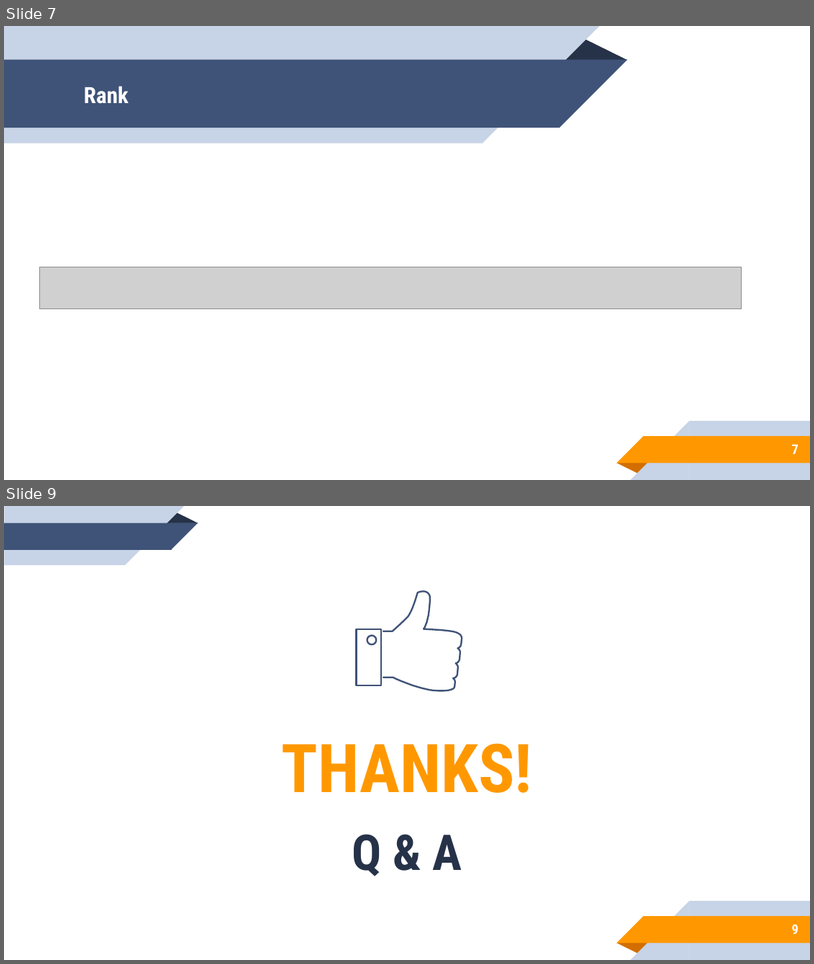
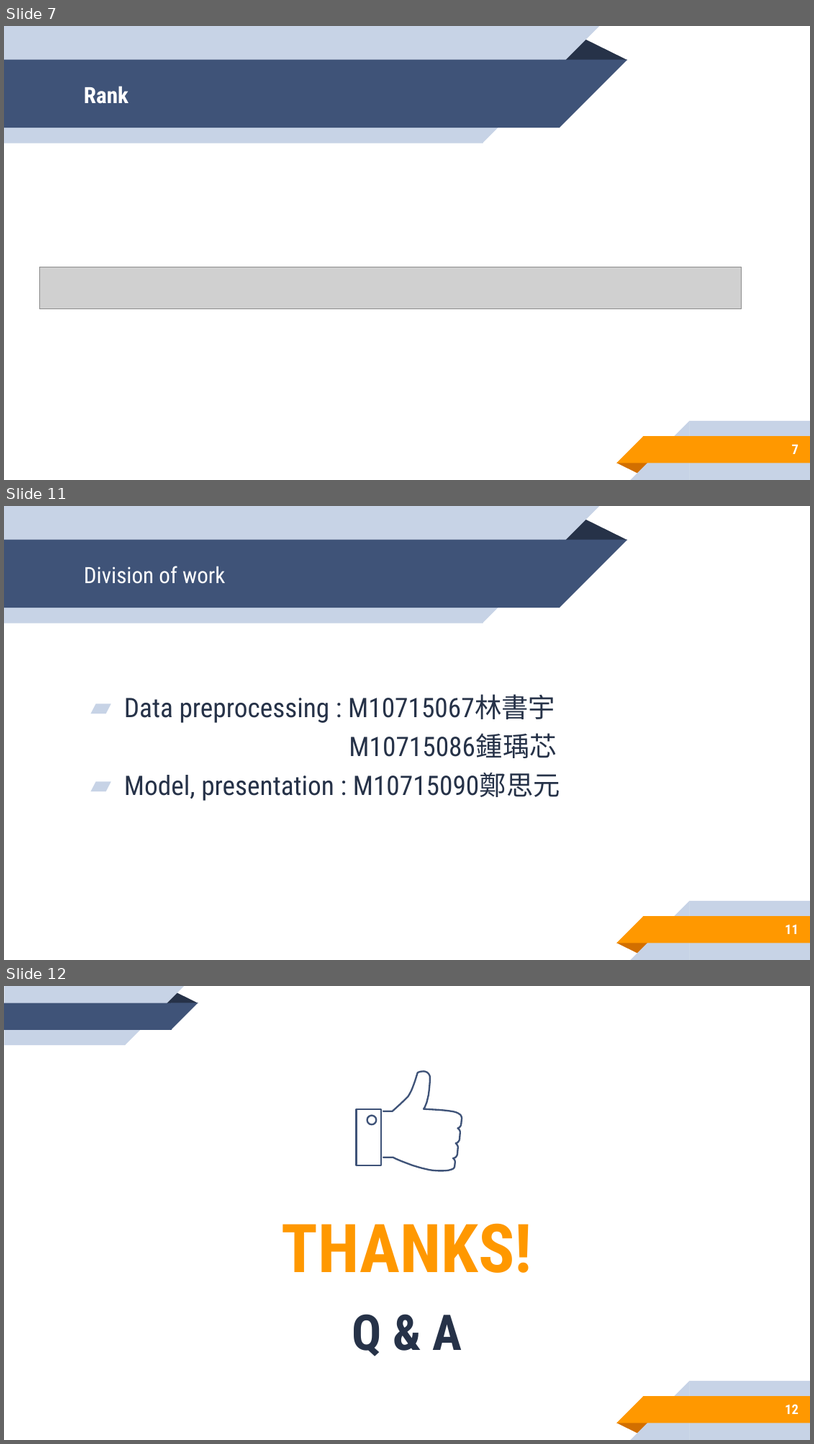
Before and after one commit to tping812/108-NN-homework2, a slide deck: M10715090/kddcup期末報告.pptx. Shown one above the other, each under a label of ours: slides 7 and 9 before the commit, slides 7, 11 and 12 after it; the slides between them are not shown. The pictures are 814x964 and 814x1444 pixels, drawn with LibreOffice and Linux fonts; fonts in the diff are those of the drawing; grey boxes stand for pictures. Boxes give left, top, right and bottom in pixels: in the first picture for what was removed or moved away, otherwise in the second. Text is boxed around its words. In the diff, an @@ line names an element or a change of style, - is before the commit and + after.

```diff
--- a/M10715090/kddcup期末報告.pptx
+++ b/M10715090/kddcup期末報告.pptx
@@ slide 11 added at <box>4,506,810,960</box>, background #FFFFFF; not listed: 10 template elements that a slide beside it also shows @@
@@ title added at <box>84,566,225,584</box>, 20 pt, text #FFFFFF @@
+Division of work
@@ text added at <box>124,694,561,800</box>, 24 pt, text #263248 @@
+▰ Data preprocessing : M10715067林書宇
+M10715086鍾瑀芯
+▰ Model, presentation : M10715090鄭思元
@@ page number added at <box>785,924,799,934</box>, 12 pt, text #FFFFFF, bold @@
+11
@@ what was slide 9 is now slide 12 @@
@@ page number at <box>785,1404,799,1414</box>: text changed @@
-9
+12
```
Also in this commit, not shown: 1 slide changed, 2 other slides added.
